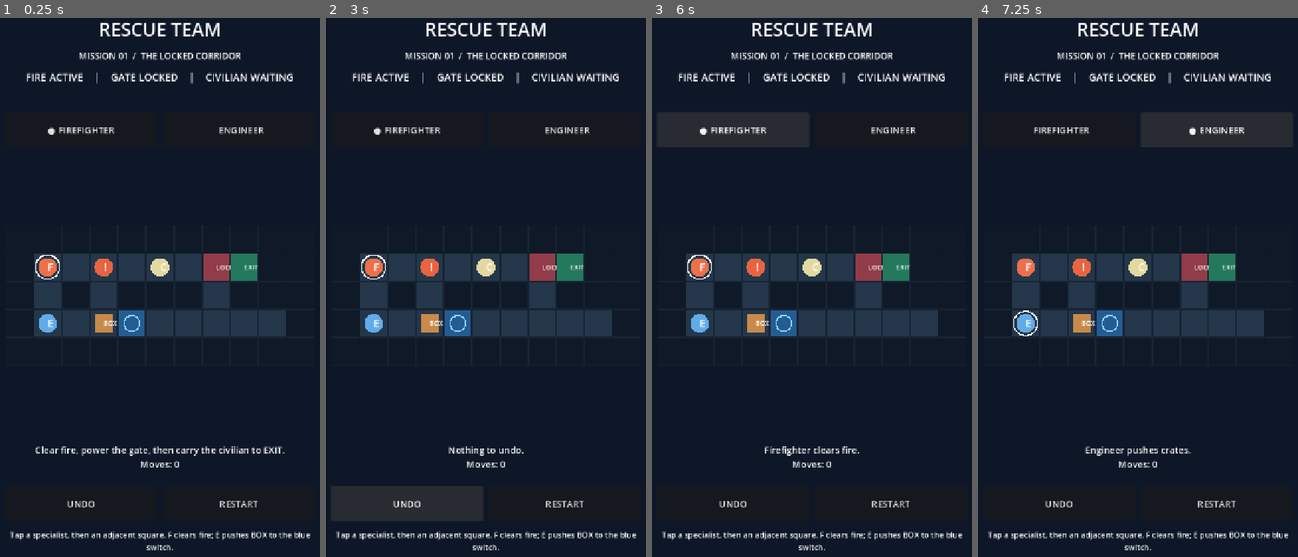
Above: before the commit, frames 1-4 (left to right).
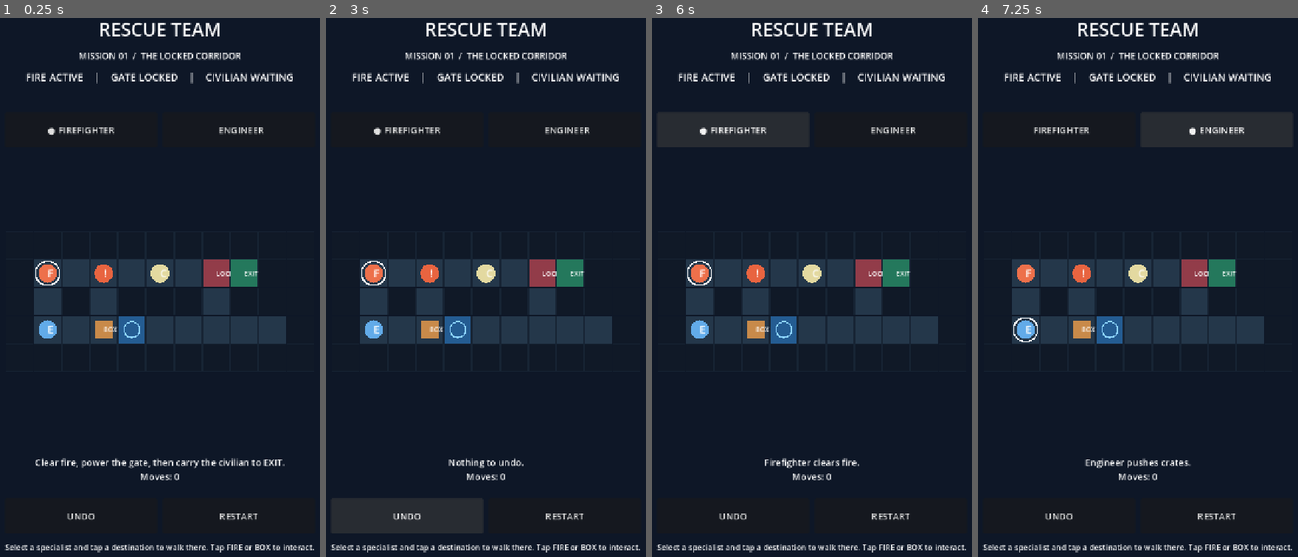
Above: after the commit, the same moments.

Repository: spider-su/rescue-team
Game: Godot game, scene res://scenes/main.tscn
The game is run twice, just before and just after one commit, with the same random seed, the same clock (stepped at 60 frames per second) and the same inputs.
Inputs:
- Up to frame 1 (0.25 s): no input
- Up to frame 2 (3 s): click "● FIREFIGHTER" at 0.5 s; click "ENGINEER" at 1.25 s; click "FIREFIGHTER" at 2 s; click "UNDO" at 2.75 s
- Up to frame 3 (6 s): click "RESTART" at 3.5 s; click "RESTART" at 4.25 s; click "RESTART" at 5 s; click "● FIREFIGHTER" at 5.75 s
- Up to frame 4 (7.25 s): click "ENGINEER" at 6.5 s

The runs differ from the first frame. In frame 1, 6.5% of the frame differs, in the area x 1-99%, y 43-100%; in frame 2, 7.7%; in frame 3, 5.8%; in frame 4, 5.8%.

Commit message:
feat: tap distant destinations with safe shortest-path walking and atomic undo

Diff:
--- a/scripts/rescue_game.gd
+++ b/scripts/rescue_game.gd
@@ -9,6 +9,9 @@
 var engineer_button: Button
 var status_label: Label
 var objective_label: Label
+var undo_button: Button
+var restart_button: Button
+var moving: bool = false
 
 func _ready() -> void:
 	_build_ui()
@@ -74,13 +77,13 @@
 	var commands := HBoxContainer.new()
 	commands.add_theme_constant_override("separation", 12)
 	layout.add_child(commands)
-	var undo_button := _create_button("UNDO", commands)
+	undo_button = _create_button("UNDO", commands)
 	undo_button.pressed.connect(_on_undo)
-	var restart_button := _create_button("RESTART", commands)
+	restart_button = _create_button("RESTART", commands)
 	restart_button.pressed.connect(_on_restart)
 
 	var hint := Label.new()
-	hint.text = "Tap a specialist, then an adjacent square. F clears fire; E pushes BOX to the blue switch."
+	hint.text = "Select a specialist and tap a destination to walk there. Tap FIRE or BOX to interact."
 	hint.horizontal_alignment = HORIZONTAL_ALIGNMENT_CENTER
 	hint.autowrap_mode = TextServer.AUTOWRAP_WORD_SMART
 	hint.add_theme_font_size_override("font_size", 17)
@@ -96,35 +99,61 @@
 	return button
 
 func _on_role(role: String) -> void:
+	if moving:
+		return
 	level.select_role(role)
 	_refresh()
 
 func _on_cell_tapped(cell: Vector2i) -> void:
+	if moving:
+		return
 	for role in [level.FIREFIGHTER, level.ENGINEER]:
 		if level.positions[role] == cell:
 			level.select_role(role)
 			_refresh()
 			return
-	level.act(cell)
+	var route: Array[Vector2i] = level.plan_route(cell)
+	if route.is_empty():
+		_refresh()
+		return
+	moving = true
+	_refresh()
+	_follow_route(route)
+
+func _follow_route(route: Array[Vector2i]) -> void:
+	var undo_from: int = level.history.size()
+	for cell in route:
+		if not level.act(cell):
+			break
+		_refresh()
+		await get_tree().create_timer(0.13).timeout
+	level.collapse_history(undo_from)
+	moving = false
 	_refresh()
 
 func _on_undo() -> void:
+	if moving:
+		return
 	level.undo()
 	_refresh()
 
 func _on_restart() -> void:
+	if moving:
+		return
 	level.reset()
 	_refresh()
 
 func _refresh() -> void:
 	firefighter_button.text = ("● " if level.selected == level.FIREFIGHTER else "  ") + "FIREFIGHTER"
 	engineer_button.text = ("● " if level.selected == level.ENGINEER else "  ") + "ENGINEER"
-	firefighter_button.disabled = level.rescued
-	engineer_button.disabled = level.rescued
+	firefighter_button.disabled = level.rescued or moving
+	engineer_button.disabled = level.rescued or moving
 	objective_label.text = "FIRE %s    |    GATE %s    |    CIVILIAN %s" % [
 		"OUT" if level.fire_cleared else "ACTIVE",
 		"OPEN" if level.gate_is_open() else "LOCKED",
 		"SAFE" if level.rescued else ("CARRIED" if not level.carrying_role.is_empty() else "WAITING"),
 	]
+	undo_button.disabled = moving
+	restart_button.disabled = moving
 	status_label.text = level.message + "\nMoves: %d" % level.actions
 	board.queue_redraw()
--- a/scripts/rescue_level.gd
+++ b/scripts/rescue_level.gd
@@ -70,6 +70,108 @@
 	message = "Firefighter clears fire." if role == FIREFIGHTER else "Engineer pushes crates."
 	return true
 
+
+## Choose the shortest safe route through walkable cells. Hazard tiles are
+## interactive destinations: move beside them, then use the existing act() rule.
+## Obstacles are never bypassed and no switches/fire are solved automatically.
+func plan_route(target: Vector2i) -> Array[Vector2i]:
+	if rescued:
+		_reject("Rescue completed. Tap RESTART to play again.")
+		return []
+	if not _inside(target) or walls.has(target):
+		_reject("A wall blocks that destination.")
+		return []
+	var start: Vector2i = positions[selected]
+	if target == start:
+		_reject("Already standing on that tile.")
+		return []
+	# Keep the current adjacent interaction semantics and their feedback.
+	if absi(target.x - start.x) + absi(target.y - start.y) == 1:
+		return [target]
+	if target == fire_pos and not fire_cleared:
+		if selected != FIREFIGHTER:
+			_reject("Only the firefighter can extinguish flames.")
+			return []
+		return _route_to_interaction(target, false)
+	if target == crate_pos:
+		if selected != ENGINEER:
+			_reject("Only the engineer can move the crate.")
+			return []
+		return _route_to_interaction(target, true)
+	if not _can_enter(target):
+		if target == gate_pos and not gate_is_open():
+			_reject("The gate needs the crate on the blue switch.")
+		else:
+			_reject("That destination is blocked.")
+		return []
+	var route := _shortest_path(start, target)
+	if route.is_empty():
+		_reject("No safe route. Clear hazards or move another rescuer.")
+	return route
+
+func _route_to_interaction(target: Vector2i, pushing_crate: bool) -> Array[Vector2i]:
+	var start: Vector2i = positions[selected]
+	var best: Array[Vector2i] = []
+	var best_cost: int = 999999
+	for direction in [Vector2i.RIGHT, Vector2i.LEFT, Vector2i.UP, Vector2i.DOWN]:
+		var beside: Vector2i = target - direction
+		if beside != start and not _can_enter(beside):
+			continue
+		if pushing_crate:
+			var beyond: Vector2i = target + direction
+			if beyond == exit_pos or (beyond == civilian_pos and carrying_role.is_empty()) or not _can_enter(beyond):
+				continue
+		var route := _shortest_path(start, beside)
+		if beside != start and route.is_empty():
+			continue
+		# When pushing a crate, prefer placing it on the switch over an
+		# otherwise equally short push in another direction.
+		var cost: int = route.size() * 10
+		if pushing_crate and target + direction == switch_pos:
+			cost -= 5
+		if cost < best_cost:
+			best_cost = cost
+			best = route.duplicate()
+			best.append(target)
+	if best.is_empty():
+		_reject("No safe approach. Move obstacles or choose another target.")
+	return best
+
+func _shortest_path(start: Vector2i, target: Vector2i) -> Array[Vector2i]:
+	if start == target:
+		return []
+	if not _can_enter(target):
+		return []
+	var queue: Array[Vector2i] = [start]
+	var previous: Dictionary = {start: start}
+	var cursor: int = 0
+	while cursor < queue.size():
+		var current: Vector2i = queue[cursor]
+		cursor += 1
+		for direction in [Vector2i.RIGHT, Vector2i.LEFT, Vector2i.UP, Vector2i.DOWN]:
+			var neighbor: Vector2i = current + direction
+			if previous.has(neighbor) or not _can_enter(neighbor):
+				continue
+			previous[neighbor] = current
+			if neighbor == target:
+				var reversed_path: Array[Vector2i] = []
+				var step: Vector2i = target
+				while step != start:
+					reversed_path.append(step)
+					step = previous[step]
+				reversed_path.reverse()
+				return reversed_path
+			queue.append(neighbor)
+	return []
+
+## A single destination tap is one undoable action even if it walked 6 cells.
+func collapse_history(from_index: int) -> void:
+	if from_index < 0 or from_index >= history.size():
+		return
+	var before: Dictionary = history[from_index]
+	history.resize(from_index)
+	history.append(before)
+
 func act(target: Vector2i) -> bool:
 	if rescued:
 		return _reject("Rescue completed. Tap RESTART to play again.")
--- a/tests/test_rescue_level.gd
+++ b/tests/test_rescue_level.gd
@@ -91,8 +91,57 @@
 	if not _check(not restrictions.act(Vector2i(7, 1)) and not restrictions.gate_is_open(), "Locked gate blocks movement"):
 		return
 
+
+	# Tap-to-destination is a shortest safe path, not teleportation.
+	var navigation = RescueLevel.new()
+	if not _check(navigation.plan_route(Vector2i(5, 1)).is_empty(), "Fire blocks path to civilian"):
+		return
+	if not _check(navigation.positions[navigation.FIREFIGHTER] == Vector2i(1, 1) and navigation.history.is_empty(), "Failed route has no state changes"):
+		return
+	navigation.select_role(navigation.ENGINEER)
+	if not _check(_navigate(navigation, Vector2i(3, 3)), "Engineer taps distant crate"):
+		return
+	if not _check(navigation.gate_is_open() and navigation.positions[navigation.ENGINEER] == Vector2i(3, 3), "Crate pushed onto switch using auto-route"):
+		return
+	if not _check(navigation.history.size() == 1 and navigation.actions == 2, "Walking path is one undo step"):
+		return
+	if not _check(navigation.undo() and not navigation.gate_is_open() and navigation.positions[navigation.ENGINEER] == Vector2i(1, 3), "Undo restores entire route"):
+		return
+	if not _check(_navigate(navigation, Vector2i(3, 3)), "Reapply engineer route"):
+		return
+	navigation.select_role(navigation.FIREFIGHTER)
+	if not _check(_navigate(navigation, Vector2i(3, 1)) and navigation.fire_cleared, "Fire tap automatically approaches and extinguishes"):
+		return
+	if not _check(_navigate(navigation, Vector2i(5, 1)) and navigation.carrying_role == navigation.FIREFIGHTER, "Civilian tap automatically walks and picks up"):
+		return
+	if not _check(_navigate(navigation, Vector2i(8, 1)) and navigation.rescued, "Exit tap automatically walks and completes mission"):
+		return
+	if not _check(navigation.history.size() == 4, "Four destination taps remain four undo steps"):
+		return
+	if not _check(navigation.undo() and not navigation.rescued and navigation.positions[navigation.FIREFIGHTER] == Vector2i(5, 1), "Undo distant exit trip in one step"):
+		return
+	if not _check(navigation.plan_route(Vector2i(0, 0)).is_empty(), "Cannot path through walls"):
+		return
+	var closed = RescueLevel.new()
+	closed.positions[closed.FIREFIGHTER] = Vector2i(6, 1)
+	if not _check(closed.plan_route(Vector2i(8, 1)).is_empty(), "Cannot path through a closed gate"):
+		return
+	if not _check(closed.plan_route(Vector2i(1, 3)).is_empty(), "Cannot navigate into other rescuer"):
+		return
+
 	print("PASS: first Rescue Team puzzle, role restrictions, undo and full winning path")
 	quit(0)
+
+func _navigate(level: RefCounted, target: Vector2i) -> bool:
+	var route: Array[Vector2i] = level.plan_route(target)
+	if route.is_empty():
+		return false
+	var undo_from: int = level.history.size()
+	for cell in route:
+		if not level.act(cell):
+			return false
+	level.collapse_history(undo_from)
+	return true
 
 func _check(condition: bool, description: String) -> bool:
 	if condition:
Not shown, changed: README.md
Not shown, changed: docs/game-design.md
